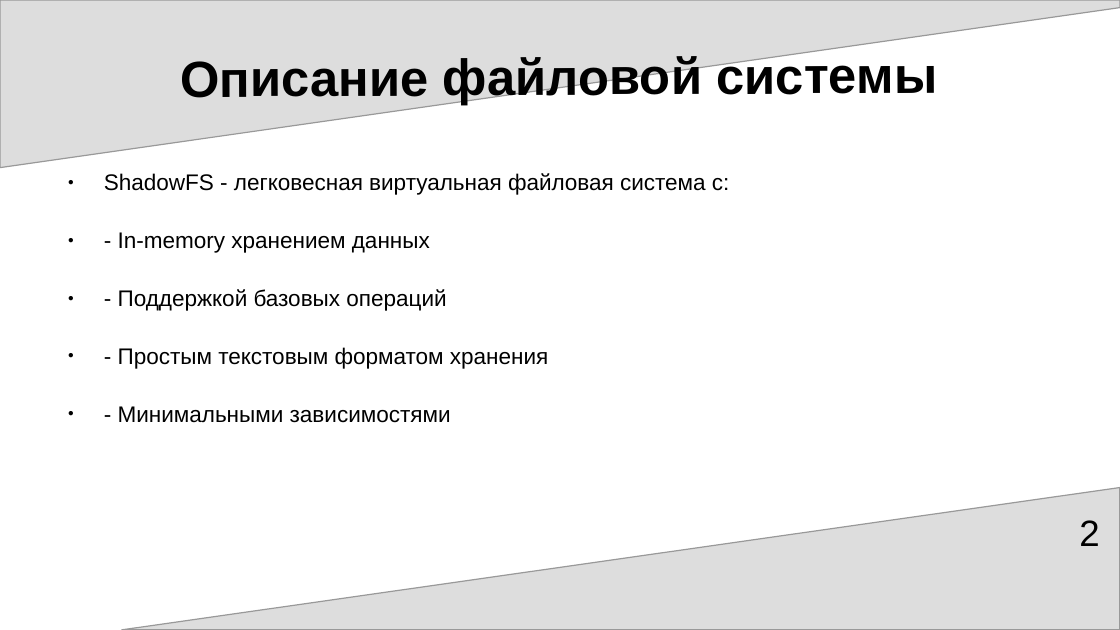
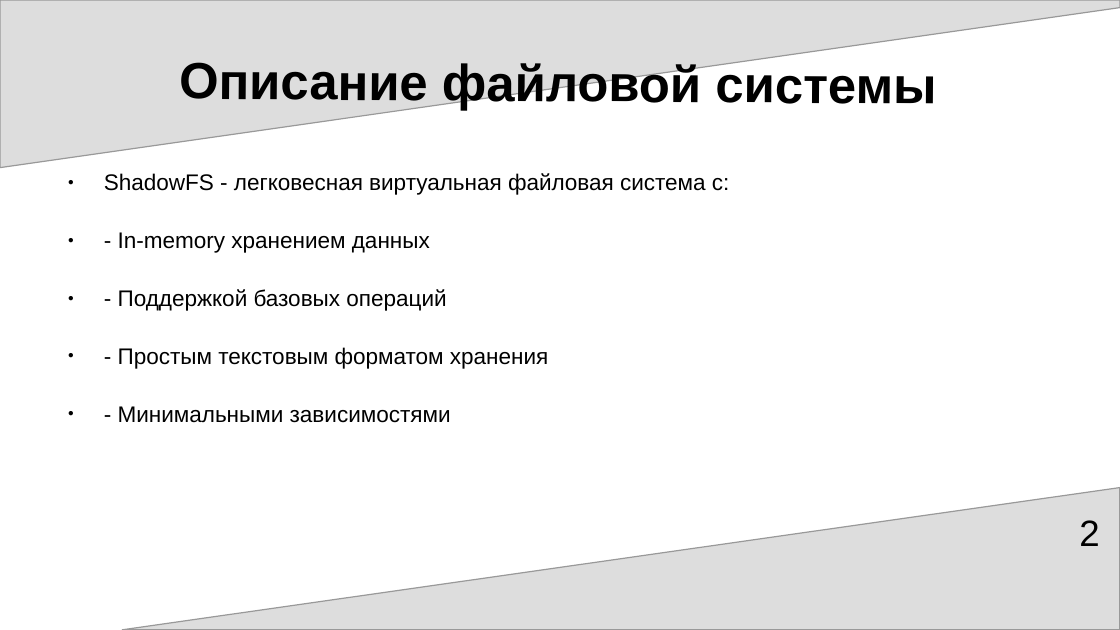
Before and after one commit to P0KAMOLODOY/Proekt, a slide deck: slide 2 of ifCoinFS.odp. Drawn at 1120x630 pixels with LibreOffice and Linux fonts; fonts in the diff are those of the drawing. Boxes give left, top, right and bottom in pixels: in the first picture for what was removed or moved away, otherwise in the second. Text is boxed around its words. In the diff, an @@ line names an element or a change of style, - is before the commit and + after.

```diff
--- a/ifCoinFS.odp
+++ b/ifCoinFS.odp
@@ freeform shape at (0, 0, 1120, 168): outline redrawn @@
@@ title "Описание файловой системы": place and size @@
-title "Описание файловой системы" at (180, 53, 937, 107)
+title "Описание файловой системы" at (179, 62, 936, 111)
@@ title "Описание файловой системы" at (179, 62, 936, 111): rotation 359 to 0 degrees @@
```
Also in this commit, not shown: 2 other slides changed, 3 slides added.
